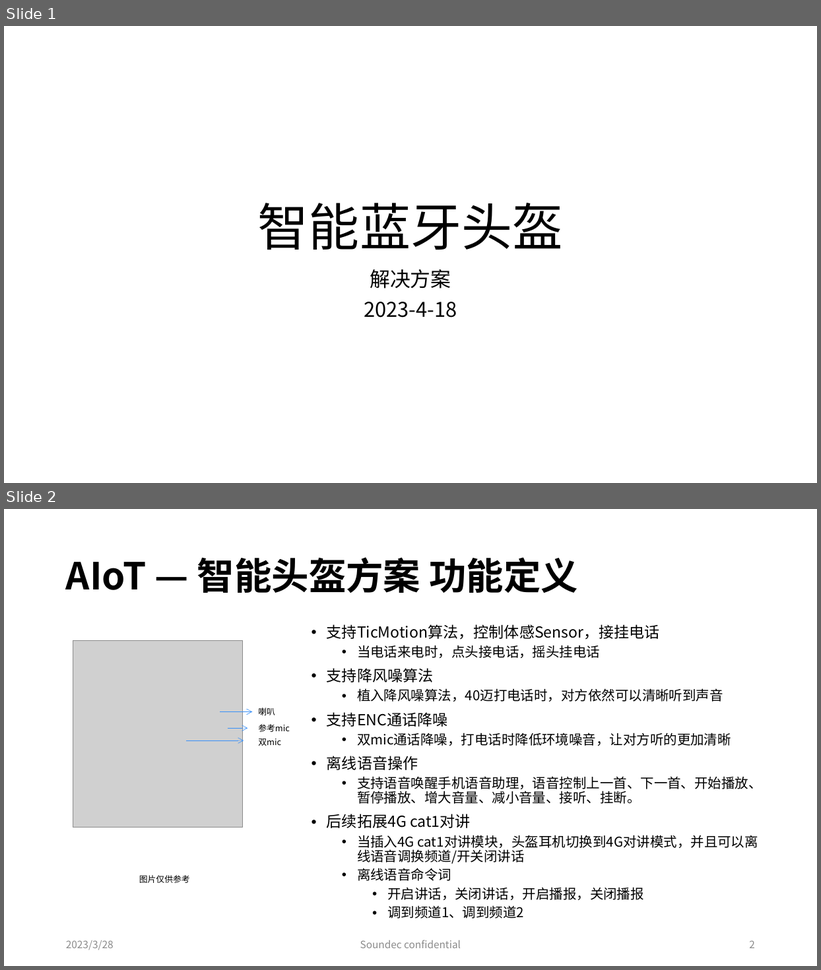
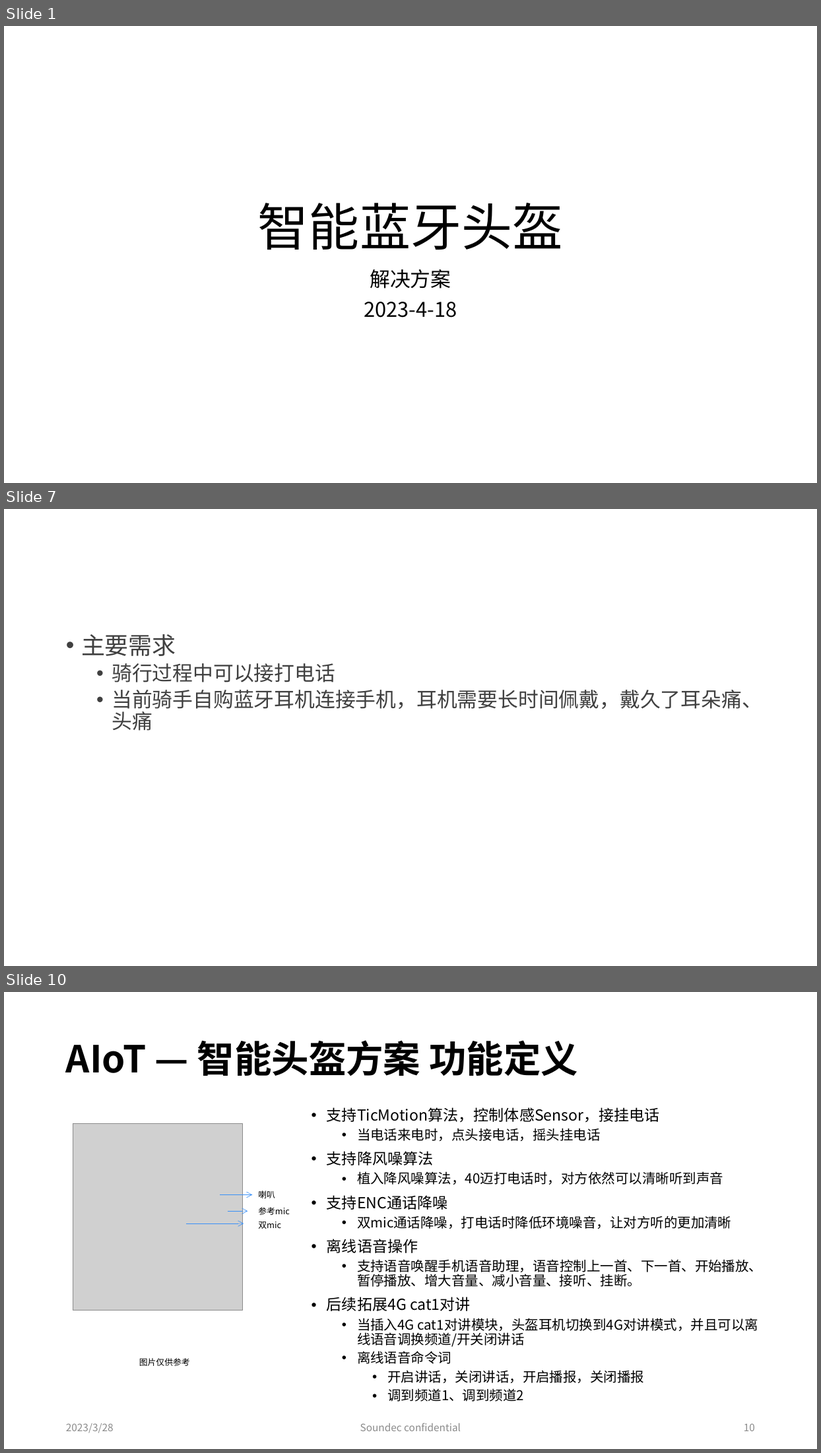
Before and after one commit to rosabai666/soundec, a slide deck: 2023/02产品/SNC8x/02)Soundec产品线/00)AIoT/04)落地方案/02)骑行头盔/智能头盔解决方案.pptx. Shown one above the other, each under a label of ours: slides 1 and 2 before the commit, slides 1, 7 and 10 after it; the slides between them are not shown. The pictures are 821x970 and 821x1453 pixels, drawn with LibreOffice and Linux fonts; fonts in the diff are those of the drawing; grey boxes stand for pictures. Boxes give left, top, right and bottom in pixels: in the first picture for what was removed or moved away, otherwise in the second. Text is boxed around its words. In the diff, an @@ line names an element or a change of style, - is before the commit and + after.

```diff
--- a/2023/02产品/SNC8x/02)Soundec产品线/00)AIoT/04)落地方案/02)骑行头盔/智能头盔解决方案.pptx
+++ b/2023/02产品/SNC8x/02)Soundec产品线/00)AIoT/04)落地方案/02)骑行头盔/智能头盔解决方案.pptx
@@ slide 7 added at [4, 509, 817, 966], background #FFFFFF @@
@@ text added at [81, 634, 762, 731], 24 pt, text #404040 @@
+• 主要需求
+  • 骑行过程中可以接打电话
+  • 当前骑手自购蓝牙耳机连接手机，耳机需要长时间佩戴，戴久了耳朵痛、头痛
@@ what was slide 2 is now slide 10 @@
@@ page number at [744, 1424, 755, 1432]: text changed @@
-2
+10
```
Also in this commit, not shown: 8 other slides added, 4 other files.
